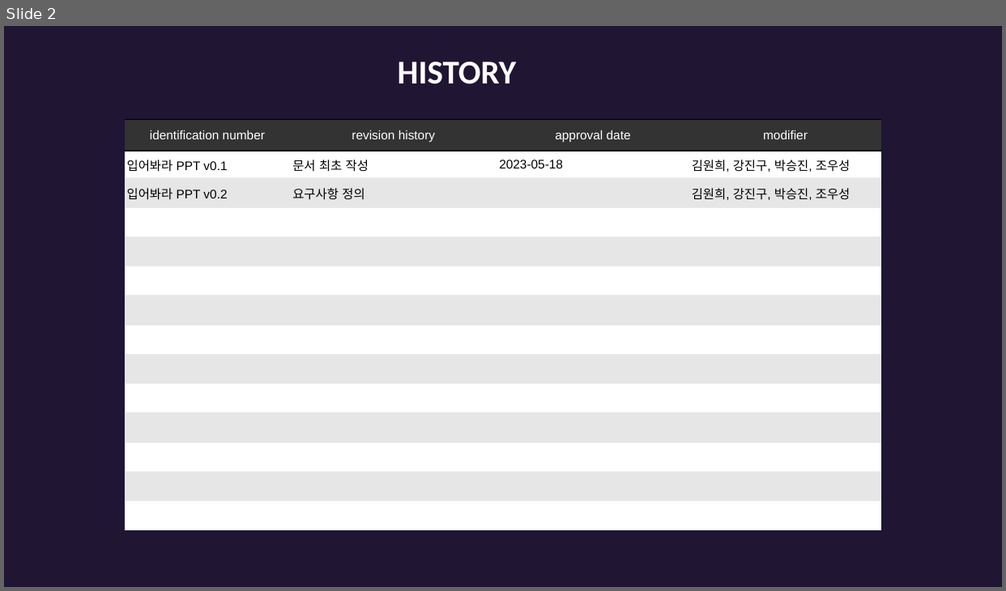
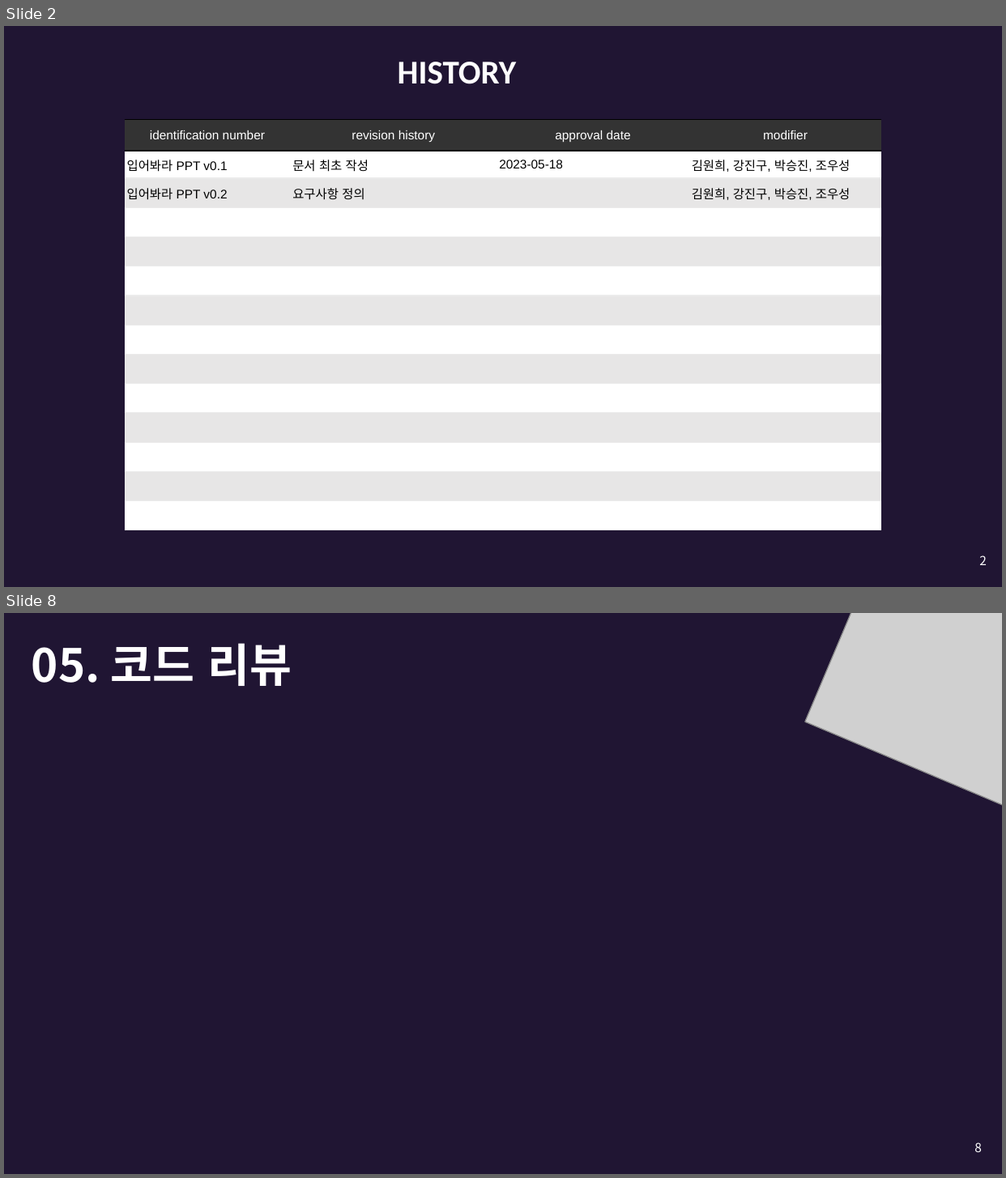
Before and after one commit to wooooooooooooooosung/SSU, a slide deck: doc/입어바라.pptx. Shown one above the other, each under a label of ours: slide 2 before the commit, slides 2 and 8 after it; the slides between them are not shown. The pictures are 1006x591 and 1006x1178 pixels, drawn with LibreOffice and Linux fonts; fonts in the diff are those of the drawing; grey boxes stand for pictures. Boxes give left, top, right and bottom in pixels: in the first picture for what was removed or moved away, otherwise in the second. Text is boxed around its words. In the diff, an @@ line names an element or a change of style, - is before the commit and + after.

```diff
--- a/doc/입어바라.pptx
+++ b/doc/입어바라.pptx
@@ slide 8 added at [4, 613, 1002, 1174], background #201533 @@
@@ picture added at [805, 613, 1002, 816] @@
@@ title added at [32, 643, 292, 686], 33 pt, text #FFFFFF, bold @@
+05. 코드 리뷰
@@ page number added at [974, 1143, 982, 1152], 9 pt, text #FFFFFF @@
+8
@@ slide 2 changed as well @@
@@ page number added at [979, 556, 987, 565], 9 pt, text #FFFFFF @@
+2
```
Also in this commit, not shown: 1 other slide changed, 7 other slides added, 1 slide removed.
